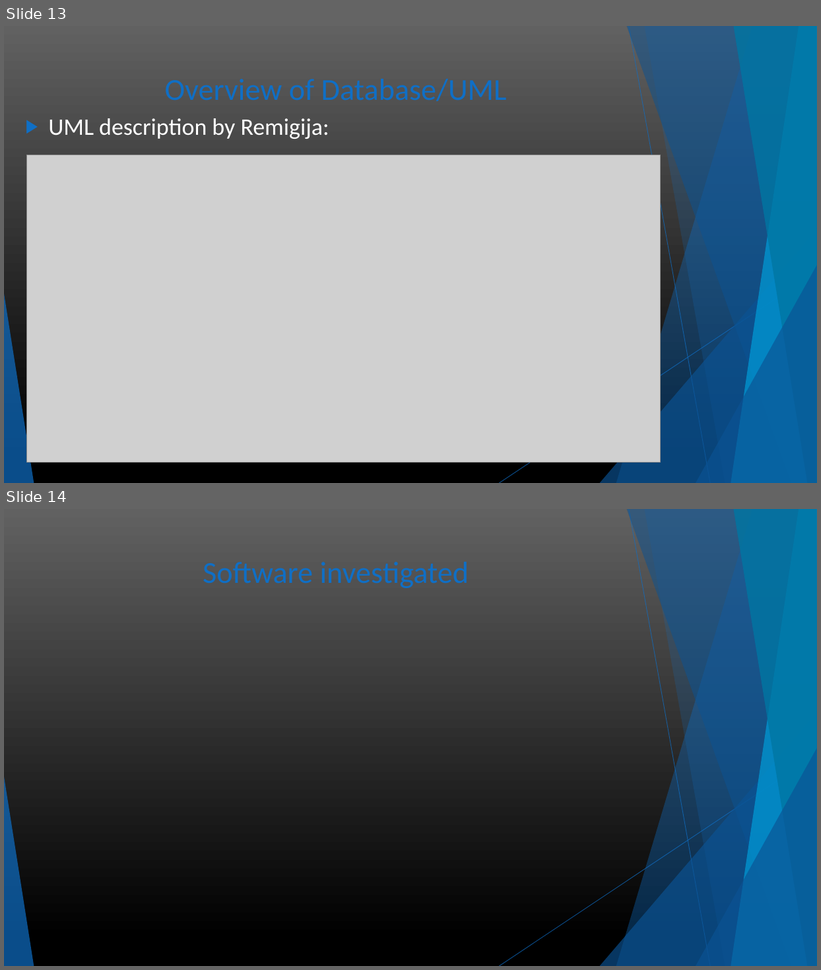
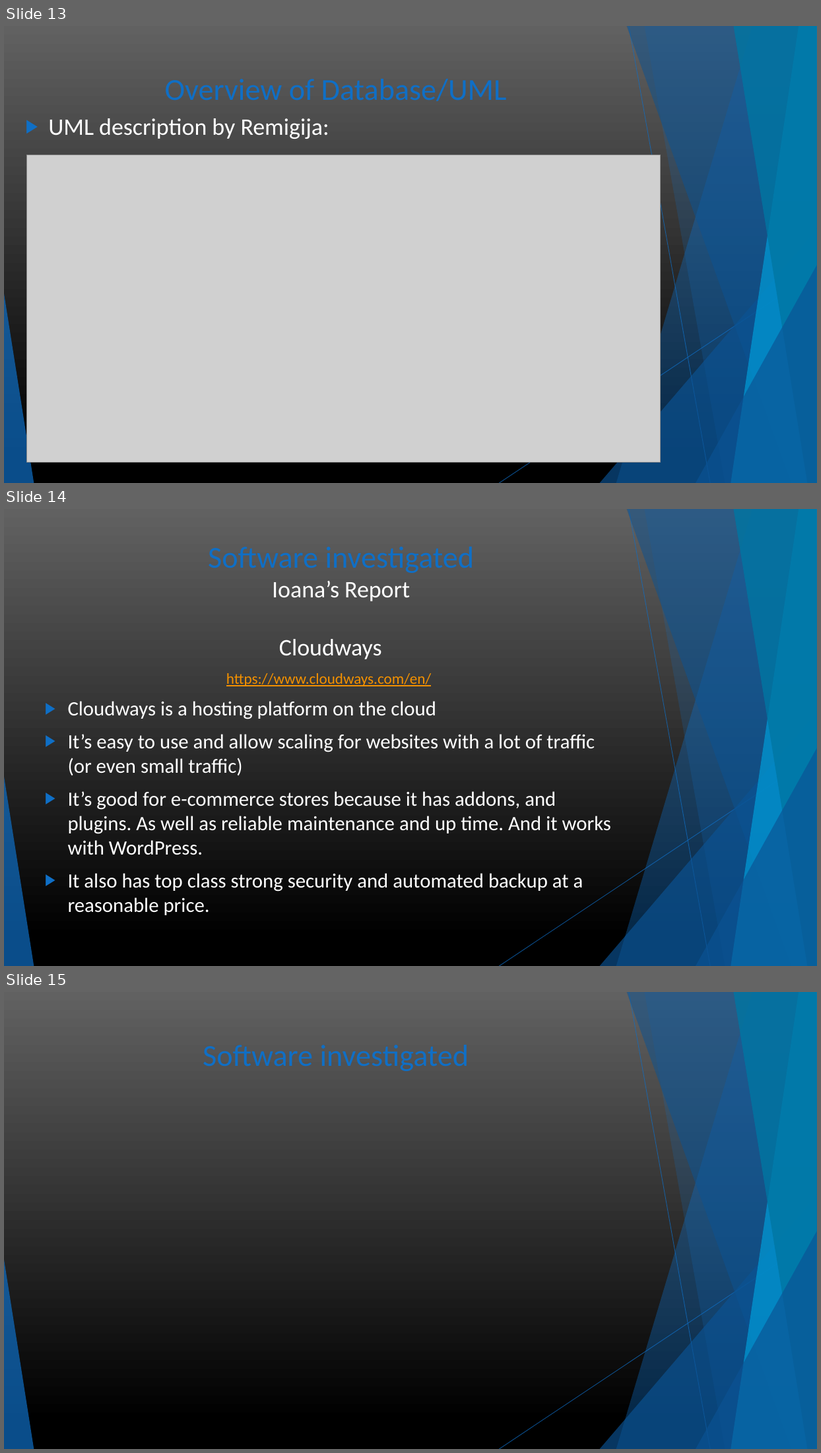
Before and after one commit to RemIgiYa/Project, a slide deck: MCTV Limited presentation.pptx. Shown one above the other, each under a label of ours: slides 13 and 14 before the commit, slides 13, 14 and 15 after it. The pictures are 821x970 and 821x1453 pixels, drawn with LibreOffice and Linux fonts; fonts in the diff are those of the drawing; grey boxes stand for pictures. Boxes give left, top, right and bottom in pixels: in the first picture for what was removed or moved away, otherwise in the second. Text is boxed around its words. In the diff, an @@ line names an element or a change of style, - is before the commit and + after.

```diff
--- a/MCTV Limited presentation.pptx
+++ b/MCTV Limited presentation.pptx
@@ slide 14 added at box(4, 509, 817, 966), background gradient #616161 to #000000; not listed: 10 template elements that a slide beside it also shows @@
@@ title added at box(208, 547, 475, 601), 36 pt, text #0F6FC6 @@
+Software investigated
+Ioana’s Report
@@ text added at box(68, 639, 611, 916), 24 pt, text #FFFFFF @@
+Cloudways
+https://www.cloudways.com/en/
+▶ Cloudways is a hosting platform on the cloud
+▶ It’s easy to use and allow scaling for websites with a lot of traffic (or even small traffic)
+▶ It’s good for e-commerce stores because it has addons, and plugins. As well as reliable maintenance and up time. And it works with WordPress.
+▶ It also has top class strong security and automated backup at a reasonable price.
@@ what was slide 14 is now slide 15 @@
```
